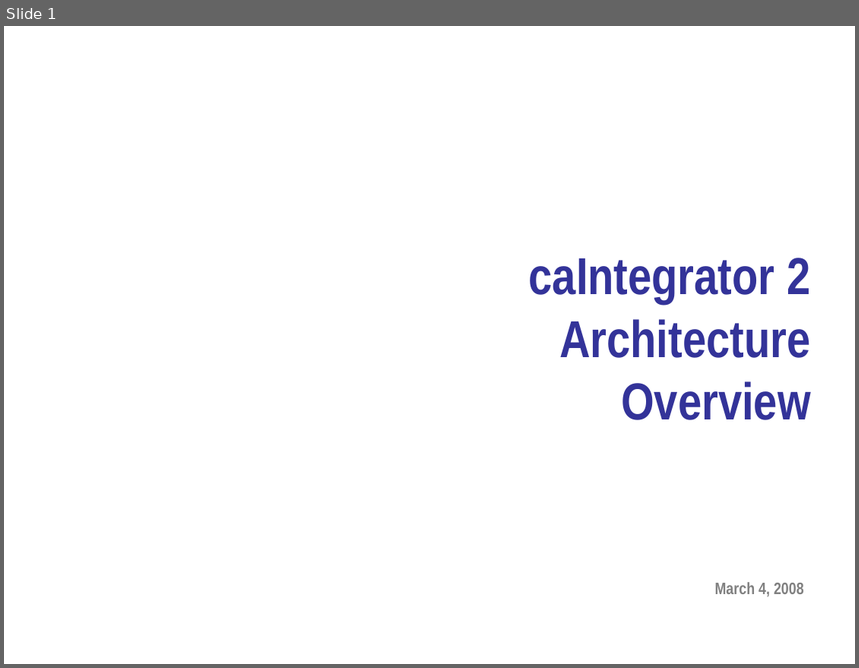
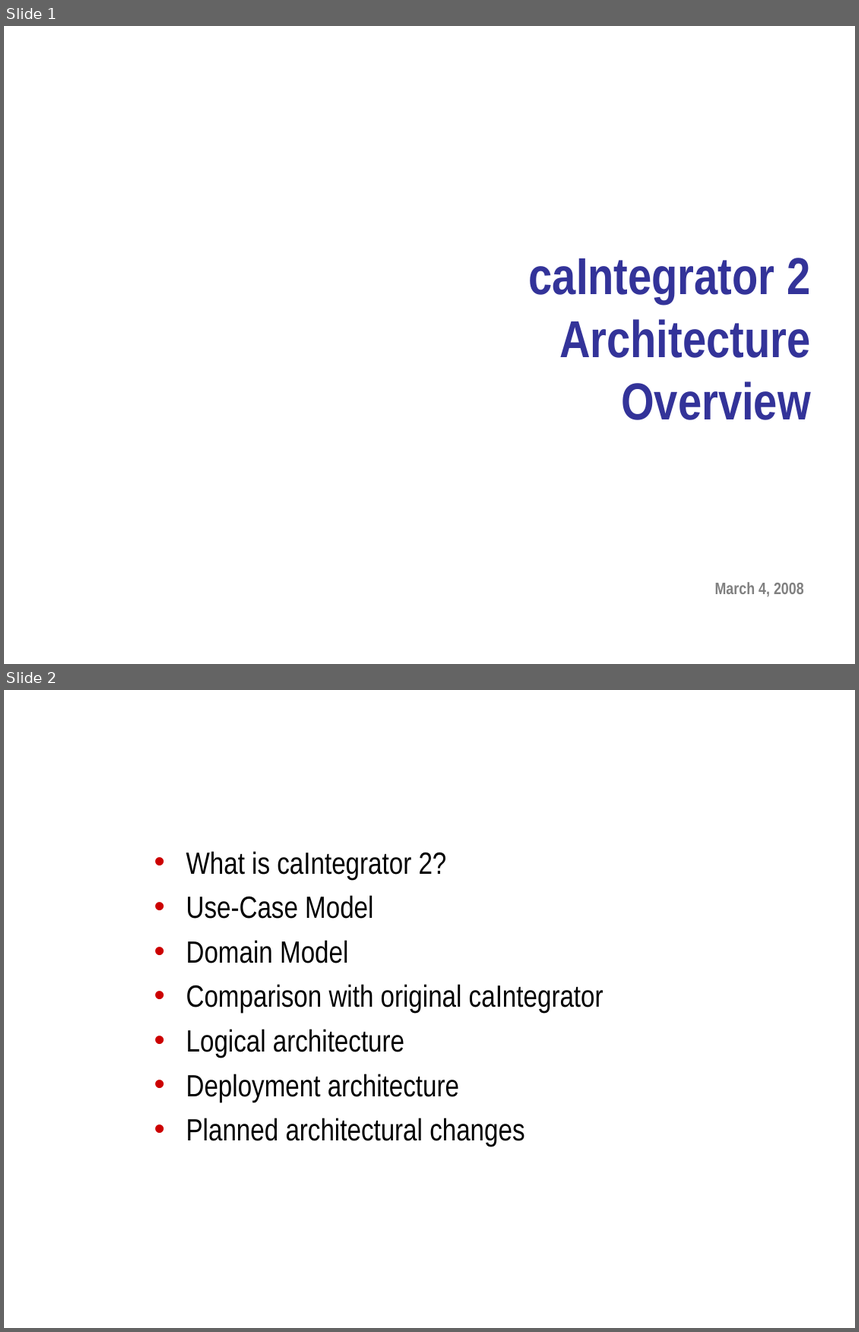
Before and after one commit to NCIP/caintegrator-docs, a slide deck: analysis_and_design/caintegrator2_architecture_overview.ppt. Shown one above the other, each under a label of ours: slide 1 before the commit, slides 1 and 2 after it. The pictures are 859x668 and 859x1332 pixels, drawn with LibreOffice and Linux fonts; fonts in the diff are those of the drawing; background and template pictures are left out. Boxes give left, top, right and bottom in pixels: in the first picture for what was removed or moved away, otherwise in the second. Text is boxed around its words. In the diff, an @@ line names an element or a change of style, - is before the commit and + after.

```diff
--- a/analysis_and_design/caintegrator2_architecture_overview.ppt
+++ b/analysis_and_design/caintegrator2_architecture_overview.ppt
@@ slide 2 added at bbox=[4, 690, 855, 1328], background picture (left out) @@
@@ title added at bbox=[146, 690, 820, 818], 32 pt, text #FFFFFF, bold @@
+Overview
@@ text added at bbox=[186, 851, 604, 1148], 26 pt, text #000000 @@
+• What is caIntegrator 2?
+• Use-Case Model
+• Domain Model
+• Comparison with original caIntegrator
+• Logical architecture
+• Deployment architecture
+• Planned architectural changes
```
Also in this commit, not shown: 15 other slides added, 2 slides removed, 1 other file.
